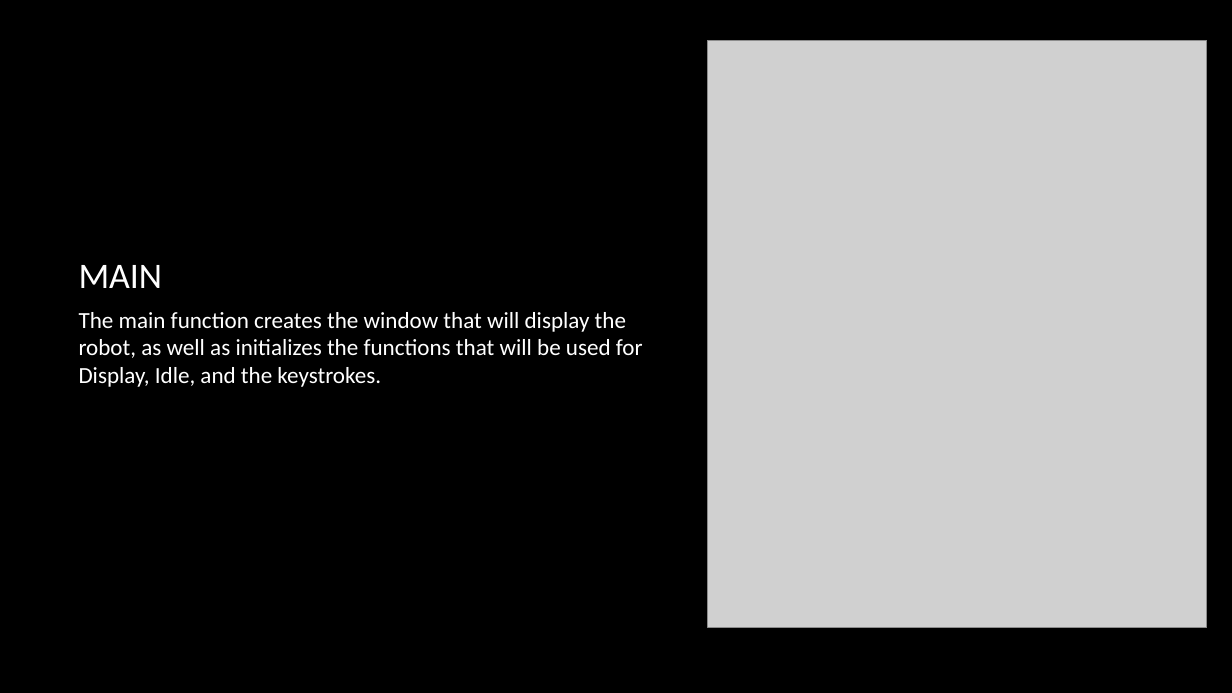
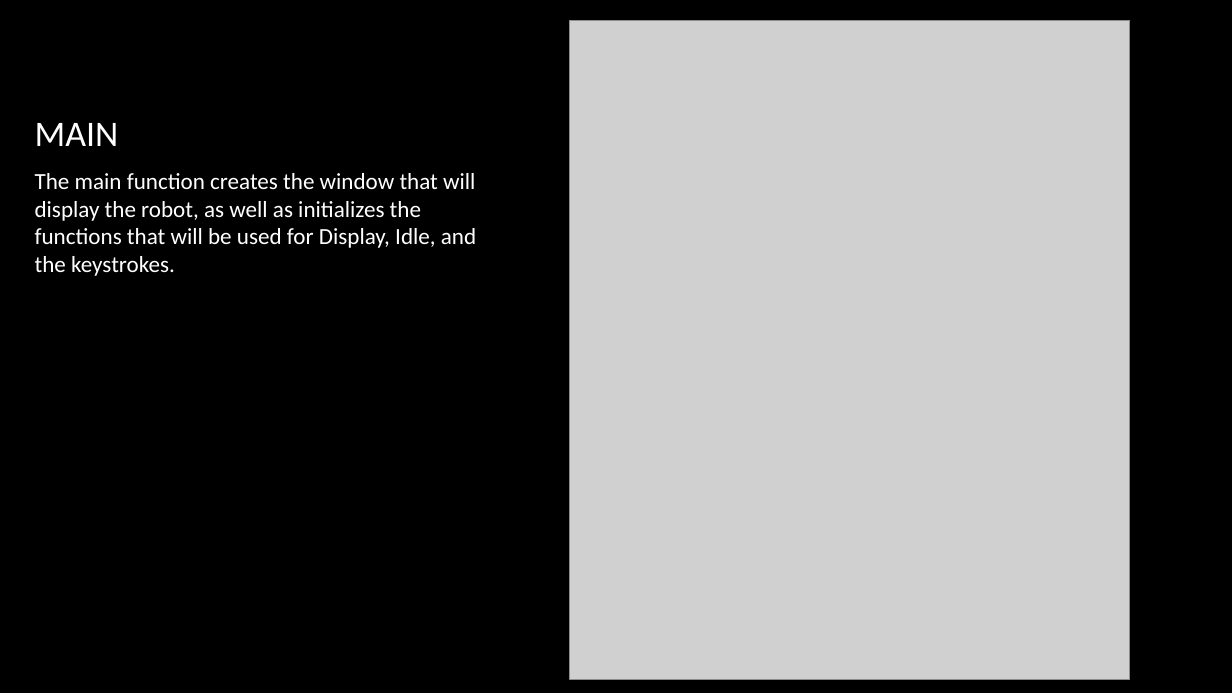
Before and after one commit to Quigmodacon/GraphicsFeverDream, a slide deck: slide 3 of JonathanHansen-Assignment2.pptx. Drawn at 1232x693 pixels with LibreOffice and Linux fonts; fonts in the diff are those of the drawing; grey boxes stand for pictures; background and template pictures are left out. Boxes give left, top, right and bottom in pixels: in the first picture for what was removed or moved away, otherwise in the second. Text is boxed around its words. In the diff, an @@ line names an element or a change of style, - is before the commit and + after.

```diff
--- a/JonathanHansen-Assignment2.pptx
+++ b/JonathanHansen-Assignment2.pptx
@@ title "MAIN" moved from (x1=79, y1=265, x2=163, y2=288) to (x1=35, y1=123, x2=119, y2=146) @@
@@ picture resized from (x1=708, y1=40, x2=1207, y2=628) to (x1=570, y1=20, x2=1130, y2=680) @@
@@ text "The main function creates the ..." rewrapped from (x1=79, y1=312, x2=643, y2=387) to (x1=35, y1=173, x2=476, y2=276) @@
```
Also in this commit, not shown: 8 other slides changed, 1 slide added.
